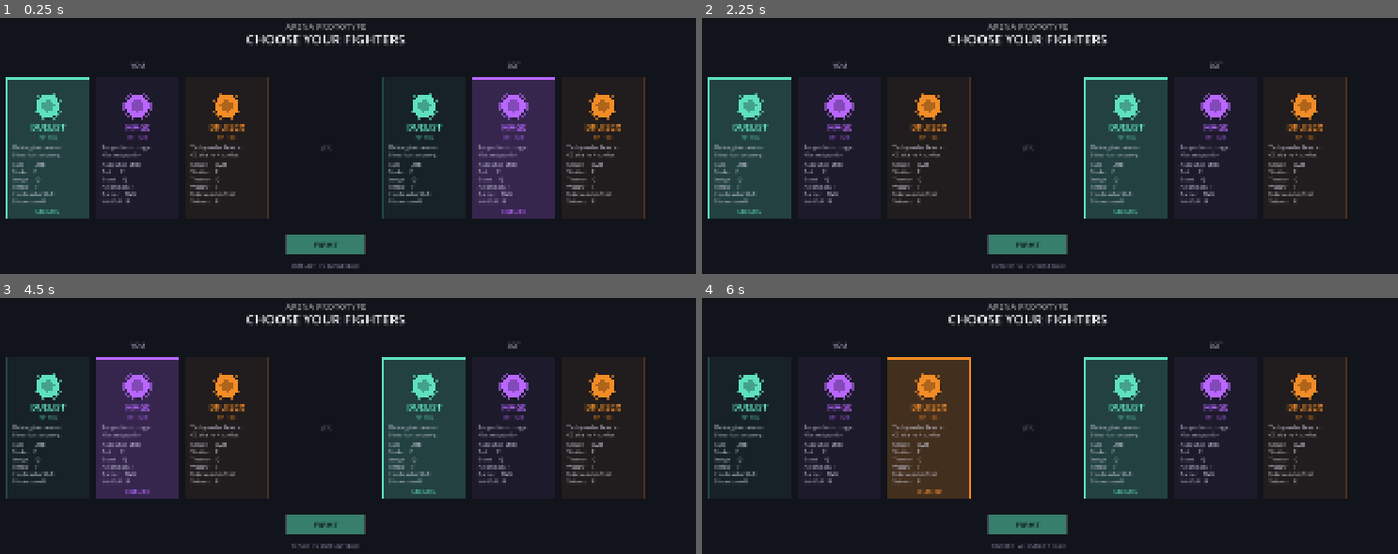
Above: before the commit, frames 1-4 (two rows, left to right).
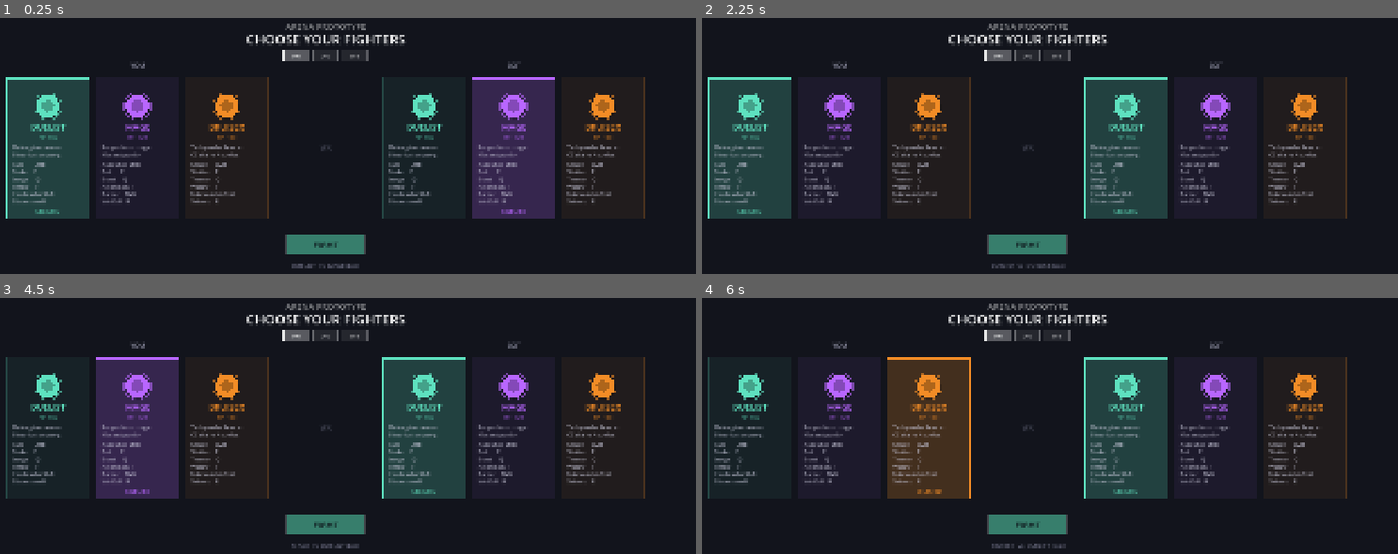
Above: after the commit, the same moments.

Repository: johnWard12/arena-game-godot
Game: Godot game, scene res://scenes/CharSelect.tscn
Two runs of this game, one before a commit and one after it. Both use one fixed random seed, a clock stepped at 60 frames per second and the inputs below.
Inputs (mouse positions are in pixels of both pictures, inside the frame that each line leads up to):
- Up to frame 1 (0.25 s): no input
- Up to frame 2 (2.25 s): tap Enter at 0.5, 2 s; move the mouse to (1196, 197) at 0.52 s; hold D 0.53-1.25 s; tap Backspace at 0.6 s; click (1196, 197) at 0.67 s; tap Space at 0.77, 1.25 s; drag from (876, 240) to (outside the picture) at 1.27 s; move the mouse to (1105, 125) at 2.02 s; hold D from 2.03 s (still down); tap E at 2.1 s; click (1105, 125) at 2.17 s
- Up to frame 3 (4.5 s): tap Backspace at 2.3, 3.8 s; release D at 2.75 s; tap Space at 2.75, 3.77, 4.25 s; drag from (outside the picture) to (97, 436) at 2.77 s; tap Enter at 3.5 s; move the mouse to (outside the picture) at 3.52 s; hold A 3.53-4.25 s; tap F at 3.6 s; click (outside the picture) at 3.67 s; drag from (97, 436) to (215, 392) at 4.27 s
- Up to frame 4 (6 s): move the mouse to (1063, 497) at 5.02 s; hold S 5.03-5.75 s; tap R at 5.1 s; click (1063, 497) at 5.17 s; tap Backspace at 5.3 s; drag from (917, 392) to (876, 520) at 5.77 s

The runs differ from the first frame. In frame 1, 0.3% of the frame differs, in the area x 40-53%, y 12-17%; in frame 2, 0.3%; in frame 3, 0.3%; in frame 4, 0.3%.

Commit message:
Add 1v1/2v2/3v3 team size selector to character select
Three buttons under the title let you pick match size; the chosen class
fills every slot on a side (teammates/enemies beyond the human player
are AI copies of that class for now — a per-slot class picker is a
natural follow-up once this is validated in play). Passes team_size
through scene meta to Main.gd, which already supports it end-to-end.

Co-Authored-By: Claude Sonnet 4.6 <noreply@anthropic.com>

Diff:
--- a/godot_project/scripts/CharSelect.gd
+++ b/godot_project/scripts/CharSelect.gd
@@ -27,6 +27,12 @@
 var player_sel := 0
 var bot_sel    := 1
 var hovered    := Vector2i(-1, -1)  # x=side (0=player,1=bot), y=card idx
+
+# Team size (1v1/2v2/3v3). The chosen class fills every slot on a side for
+# now — teammates/enemies beyond the human player are AI-controlled copies
+# of that same class. A per-slot class picker is a natural follow-up.
+const TEAM_SIZES = [1, 2, 3]
+var team_size := 1
 
 const MELEE_COLOR  = Color(0.37, 0.88, 0.75)
 const RANGED_COLOR = Color(0.72, 0.4,  1.0)
@@ -103,9 +109,21 @@
 		elif c.x == 1:
 			bot_sel = c.y
 			queue_redraw()
+		for i in TEAM_SIZES.size():
+			if _team_size_btn_rect(i).has_point(event.position):
+				team_size = TEAM_SIZES[i]
+				queue_redraw()
 		# fight button
 		if _fight_btn_rect().has_point(event.position):
 			_start()
+
+func _team_size_btn_rect(i: int) -> Rect2:
+	var w = 64.0
+	var h = 32.0
+	var gap = 10.0
+	var total_w = w * TEAM_SIZES.size() + gap * (TEAM_SIZES.size() - 1)
+	var start_x = W * 0.5 - total_w * 0.5
+	return Rect2(start_x + i * (w + gap), 108, w, h)
 
 func _card_under(pos: Vector2) -> Vector2i:
 	for i in 3:
@@ -124,6 +142,7 @@
 func _start():
 	get_tree().root.set_meta("player_class", CLASSES[player_sel]["key"])
 	get_tree().root.set_meta("bot_class",    CLASSES[bot_sel]["key"])
+	get_tree().root.set_meta("team_size",    team_size)
 	get_tree().change_scene_to_file("res://scenes/Main.tscn")
 
 func _draw():
@@ -131,6 +150,18 @@
 
 	_draw_text("ARENA PROTOTYPE", Vector2(W * 0.5, 48), 22, Color(1, 1, 1, 0.5), true)
 	_draw_text("CHOOSE YOUR FIGHTERS", Vector2(W * 0.5, 82), 34, Color(1, 1, 1, 0.92), true)
+
+	# team size selector
+	for i in TEAM_SIZES.size():
+		var size_val = TEAM_SIZES[i]
+		var r = _team_size_btn_rect(i)
+		var is_sel = team_size == size_val
+		var is_hot = r.has_point(get_viewport().get_mouse_position())
+		var bg_a = 0.30 if is_sel else (0.16 if is_hot else 0.08)
+		draw_rect(r, Color(1, 1, 1, bg_a))
+		draw_rect(r, Color(1, 1, 1, 0.9 if is_sel else 0.3), false, 1.5)
+		_draw_text("%dv%d" % [size_val, size_val], r.position + r.size * 0.5,
+			14, Color(1, 1, 1, 0.95 if is_sel else 0.6), true)
 
 	# section headers
 	_draw_text("YOU", Vector2(W * 0.25, 148), 18, Color(0.8, 0.8, 0.9, 0.7), true)
@@ -162,7 +193,9 @@
 	# matchup summary below button
 	var p_name = CLASSES[player_sel]["label"]
 	var b_name = CLASSES[bot_sel]["label"]
-	_draw_text("%s  vs  %s (bot)" % [p_name, b_name],
+	var summary = ("%s  vs  %s (bot)" % [p_name, b_name]) if team_size == 1 \
+		else ("%s x%d  vs  %s x%d (bot)" % [p_name, team_size, b_name, team_size])
+	_draw_text(summary,
 		Vector2(W * 0.5, btn.position.y + btn.size.y + 28), 15, Color(0.55, 0.55, 0.65, 0.7), true)
 
 	if tooltip_text != "":
